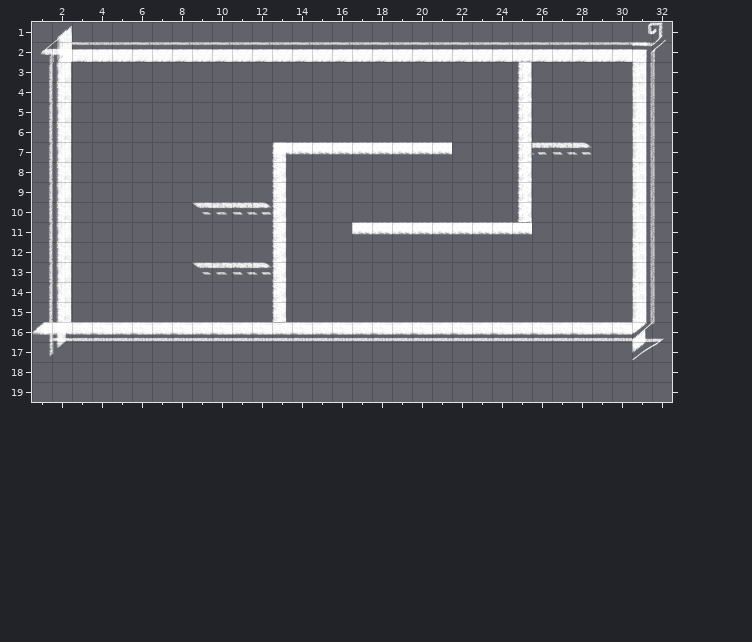
A Tiled map gets an edit: Trauma/TraumaContent/Maps/Denial/2.tmx. That is the earlier state.
Cells are 50x50 px. Shown: x 1..32, y 1..19. The old version is drawn lined up with the new one.
After the commit:
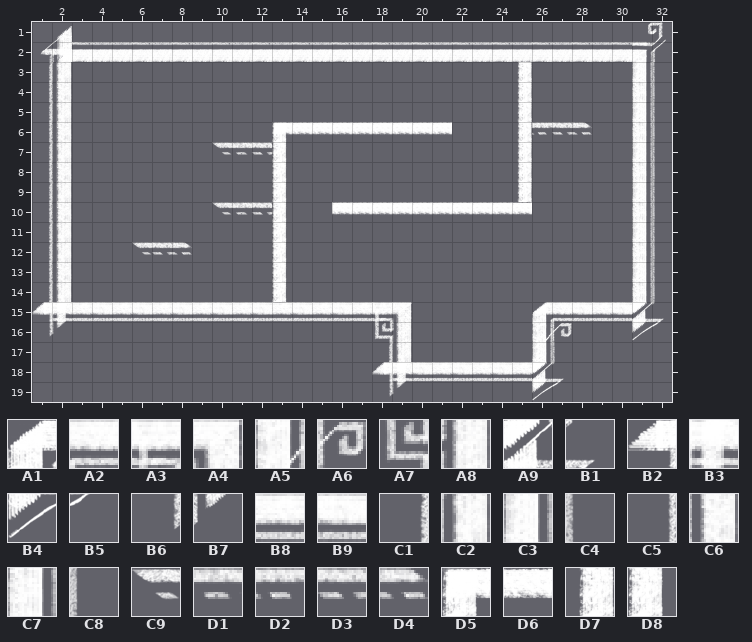
Key: from "tiles3": A1 0 "Solid", A2 1 "Solid", A3 2 "Solid", A4 3 "Solid", A5 8 "Solid", A6 9, A7 10, A8 11 "Solid", A9 16 "Solid", B1 17, B2 18, B3 19 "Solid", B4 24, B5 25, B6 26, B7 27, B8 32 "Solid", B9 33 "Solid", C1 34, C2 35 "Solid", C3 38 "Solid", C4 39, C5 42, C6 43 "Solid", C7 46 "Solid", C8 47, C9 48 "TopSolid", D1 49 "TopSolid", D2 51 "TopSolid", D3 52 "TopSolid", D4 53 "TopSolid", D5 66 "Solid", D6 68 "Solid", D7 69 "Solid", D8 77 "Solid".
__ is an empty cell.
Tiles replaced or removed in this view: A9, B1, B2, B3, B4, B5, B6, B7, B8, B9, C1, C2, C3, C4, C5, C6, C7, C8, C9, D1, D2, D3, D4, D5, D6, D7, D8.
See-through tiles are keyed as they look on the map.
Difference:
Changed rows in their new state; .. is an unchanged cell.
map size 32x18 -> 34x22 cells (old content now starts at 1,1; both pictures use the new coordinates)
Layer "Tiles":
first column x 1:
 3 .. .. .. .. .. .. .. .. .. .. .. .. .. .. .. .. .. .. .. .. .. .. .. .. .. .. .. .. .. .. C3 C4
 6 .. .. .. .. .. .. .. .. .. .. .. .. D5 D6 D6 D6 D6 D6 D6 D6 D6 .. .. .. .. D2 D3 D4 .. .. .. ..
 7 .. .. .. .. .. .. .. .. .. C9 D1 D3 D8 __ __ __ __ __ __ __ __ .. .. .. .. __ __ __ .. .. .. ..
10 .. .. .. .. .. .. .. .. __ C9 D1 D3 .. .. .. D6 D6 D6 D6 D6 D6 D6 D6 D6 D6 .. .. .. .. .. .. ..
11 .. .. .. .. .. .. .. .. .. .. .. .. .. .. .. .. __ __ __ __ __ __ __ __ __ .. .. .. .. .. .. ..
12 C1 C2 .. .. .. C9 D3 D4 .. .. .. .. .. .. .. .. .. .. .. .. .. .. .. .. .. .. .. .. .. .. .. ..
13 C5 C6 .. .. .. .. .. .. __ __ __ __ .. .. .. .. .. .. .. .. .. .. .. .. .. .. .. .. .. .. .. ..
15 B2 B3 B8 B9 B8 B9 B8 B9 B8 B9 B8 B9 B8 B9 B8 B9 B8 A3 A4 .. .. .. .. .. .. A1 A2 B9 B8 B9 A9 B1
16 B6 B7 __ __ __ __ __ __ __ __ __ __ __ __ __ __ __ A7 A8 __ __ __ __ __ __ A5 A6 __ __ __ B4 B5
17 __ __ .. .. .. .. .. .. .. .. .. .. .. .. .. .. .. C1 C2 .. .. .. .. .. .. C3 C4 .. .. .. __ __
18 .. .. .. .. .. .. .. .. .. .. .. .. .. .. .. .. .. B2 B3 B9 B8 B9 B8 B9 B8 A9 B1 .. .. .. .. ..
19 .. .. .. .. .. .. .. .. .. .. .. .. .. .. .. .. .. B6 B7 .. .. .. .. .. .. B4 B5 .. .. .. .. ..
